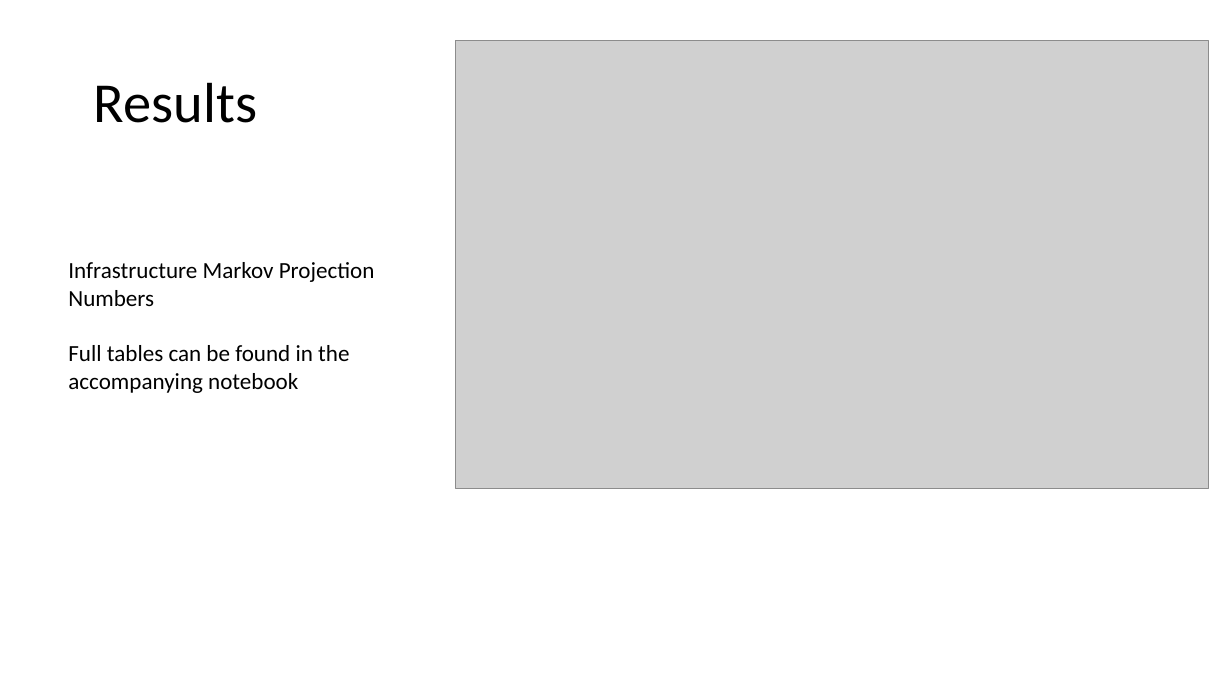
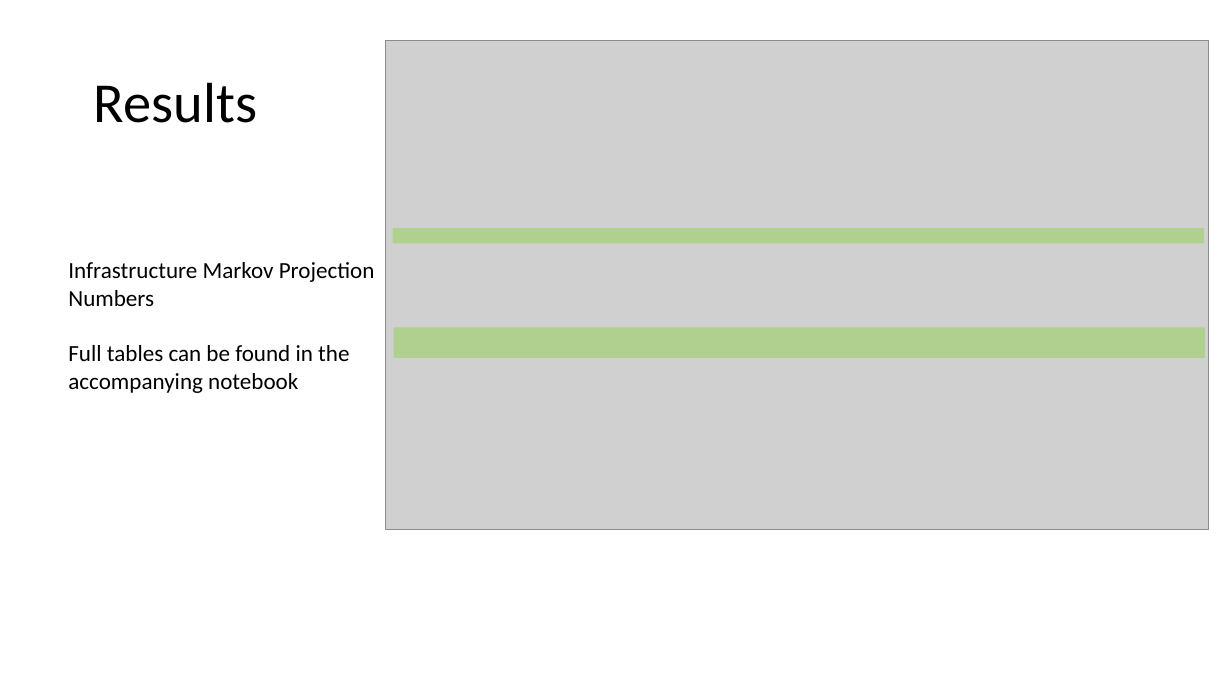
Before and after one commit to eglhannah/understanding_uncertainty_ukraine_project, a slide deck: slide 6 of Slide Deck Skeleton.pptx (slide 8 before the commit). Drawn at 1232x693 pixels with LibreOffice and Linux fonts; fonts in the diff are those of the drawing; grey boxes stand for pictures. Boxes give left, top, right and bottom in pixels: in the first picture for what was removed or moved away, otherwise in the second. Text is boxed around its words. In the diff, an @@ line names an element or a change of style, - is before the commit and + after.

```diff
--- a/Slide Deck Skeleton.pptx
+++ b/Slide Deck Skeleton.pptx
@@ picture: place and size @@
-picture at box(456, 41, 1209, 488)
+picture at box(386, 41, 1209, 530)
@@ rectangle added at box(393, 228, 1204, 244), fill #92D050 at 50% opacity @@
@@ rectangle added at box(394, 327, 1205, 343), fill #92D050 at 50% opacity @@
@@ rectangle added at box(394, 343, 1205, 359), fill #92D050 at 50% opacity @@
```
Also in this commit, not shown: 2 other slides changed, 2 slides added, 4 slides removed.
